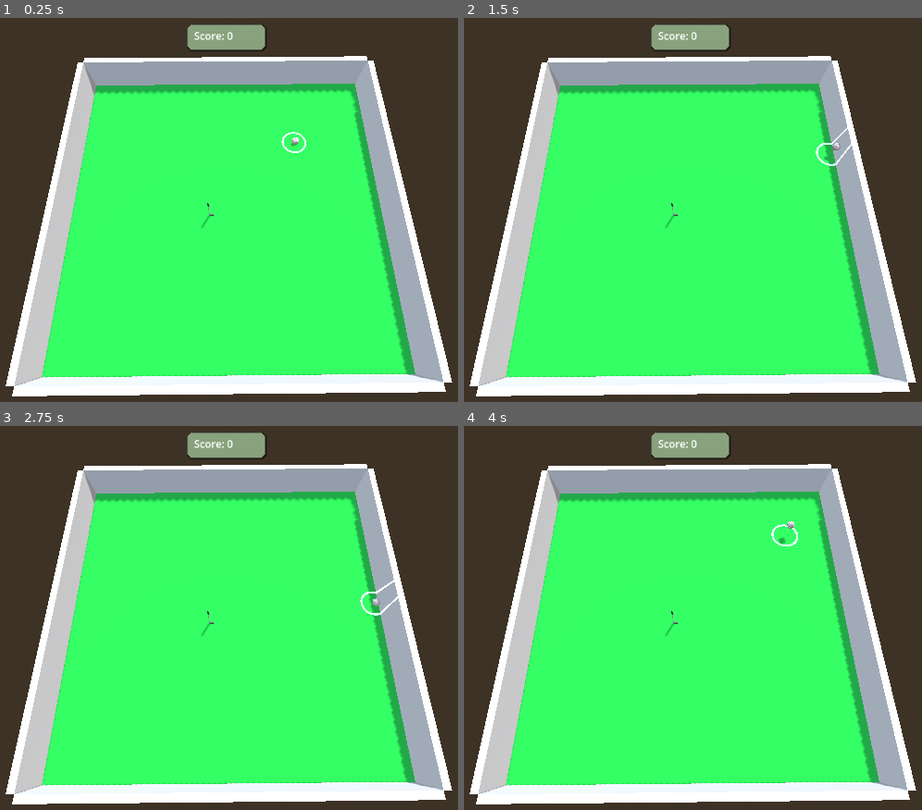
Above: before the commit, frames 1-4 (two rows, left to right).
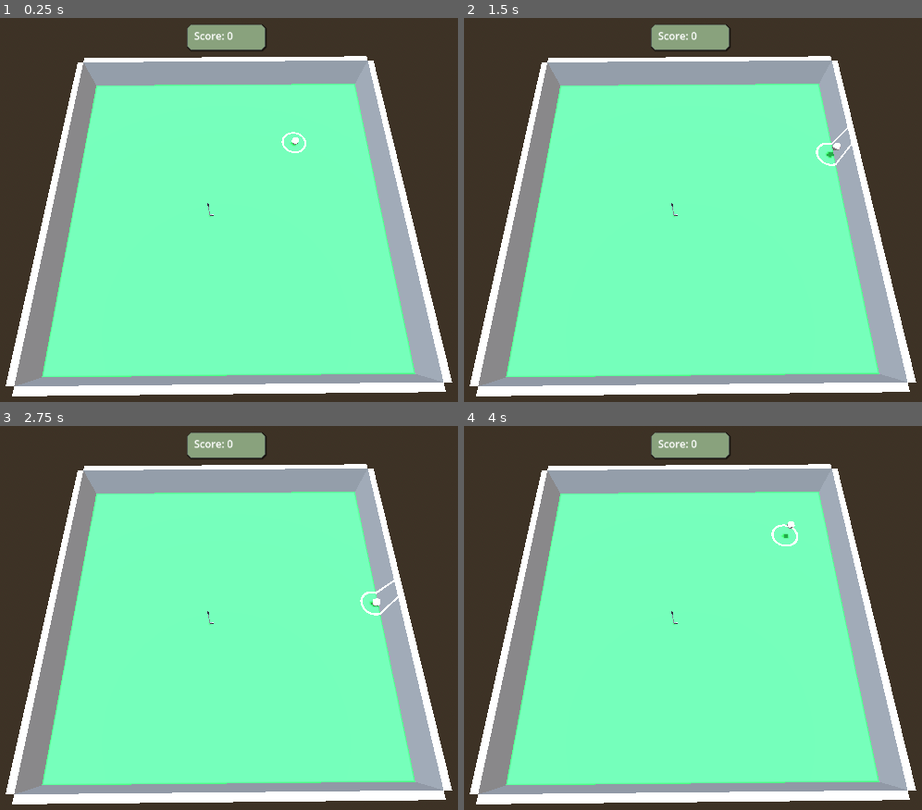
Above: after the commit, the same moments.

Repository: ronincampbell/GDS2Project
Game: Godot game, scene res://maps/test_map.tscn
Two runs of this game, one before a commit and one after it. Both use one fixed random seed, a clock stepped at 60 frames per second and the inputs below. Before the commit the project has no main scene; this scene is started directly in both runs.
Inputs:
- Up to frame 1 (0.25 s): no input
- Up to frame 2 (1.5 s): tap Enter at 0.5 s; hold Right (ui_right) 0.53-1.28 s; hold Down (ui_down) from 1.28 s (still down)
- Up to frame 3 (2.75 s): release Down (ui_down) at 2.03 s; hold Right (ui_right) from 2.03 s (still down)
- Up to frame 4 (4 s): release Right (ui_right) at 2.78 s; hold Up (ui_up) 2.78-3.53 s; hold Left (ui_left) from 3.53 s (still down)

The runs differ from the first frame. In frame 1, 58% of the frame differs, in the area x 3-97%, y 11-96%; in frame 2, 58%; in frame 3, 58%; in frame 4, 58%.

Commit message:
Added map model

Diff:
--- a/maps/test_map.tscn
+++ b/maps/test_map.tscn
@@ -48,8 +48,7 @@
 environment = SubResource("Environment_cabd0")
 
 [node name="DirectionalLight3D" type="DirectionalLight3D" parent="."]
-transform = Transform3D(-0.866025, -0.433013, 0.25, 0, 0.5, 0.866025, -0.5, 0.75, -0.433013, 0, 0, 0)
-light_energy = 0.1
+transform = Transform3D(1, 0, 0, 0, -4.37114e-08, 1, 0, -1, -4.37114e-08, 0, 0, 0)
 shadow_enabled = true
 
 [node name="Floor" type="StaticBody3D" parent="."]
@@ -98,6 +97,7 @@
 transform = Transform3D(1.31134e-07, 0, 1, 0, 1, 0, -1, 0, 1.31134e-07, -5, 1, 0)
 
 [node name="CollisionShape3D" type="CollisionShape3D" parent="Barrier4"]
+transform = Transform3D(0.999999, 0.000944331, 0.00106452, -0.000942318, 0.999998, -0.0019003, -0.0010663, 0.0018993, 0.999998, 0, 0, 0)
 shape = SubResource("WorldBoundaryShape3D_57l66")
 
 [node name="MeshInstance3D" type="MeshInstance3D" parent="Barrier4"]
--- a/project.godot
+++ b/project.godot
@@ -11,6 +11,7 @@
 [application]
 
 config/name="GnomeInOne"
+run/main_scene="uid://kf5auj8ixedm"
 config/features=PackedStringArray("4.4", "GL Compatibility")
 config/icon="res://icon.svg"
 
Binary file added: models/Maps/Fence.glb
Not shown, added: models/Maps/Fence.glb.import
Binary file added: models/Maps/Ground_Grass Base Color.png
Not shown, added: models/Maps/Ground_Grass Base Color.png.import
Not shown, added: models/Maps/Map1.mtl
Not shown, added: models/Maps/Map1.obj
Not shown, added: models/Maps/Map1.obj.import
